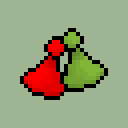
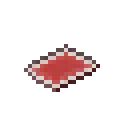
Layered file, before and after one edit (128×128). Changes by layer:
added layer "Layer 15" above "Layer 17" over [24, 44, 100, 92]
moved "Group 1" (1st of 2, in "gameIcon") into group "gameIcon" over [20, 36, 68, 100]
"Layer 1": opacity 100% → 74% over [20, 36, 68, 100]
moved "Group 1" (2nd of 2, in "gameIcon") into group "gameIcon" over [60, 28, 108, 92]
"Layer 9": opacity 100% → 75% over [60, 28, 108, 92]
hid "Background" over [0, 0, 128, 128]
